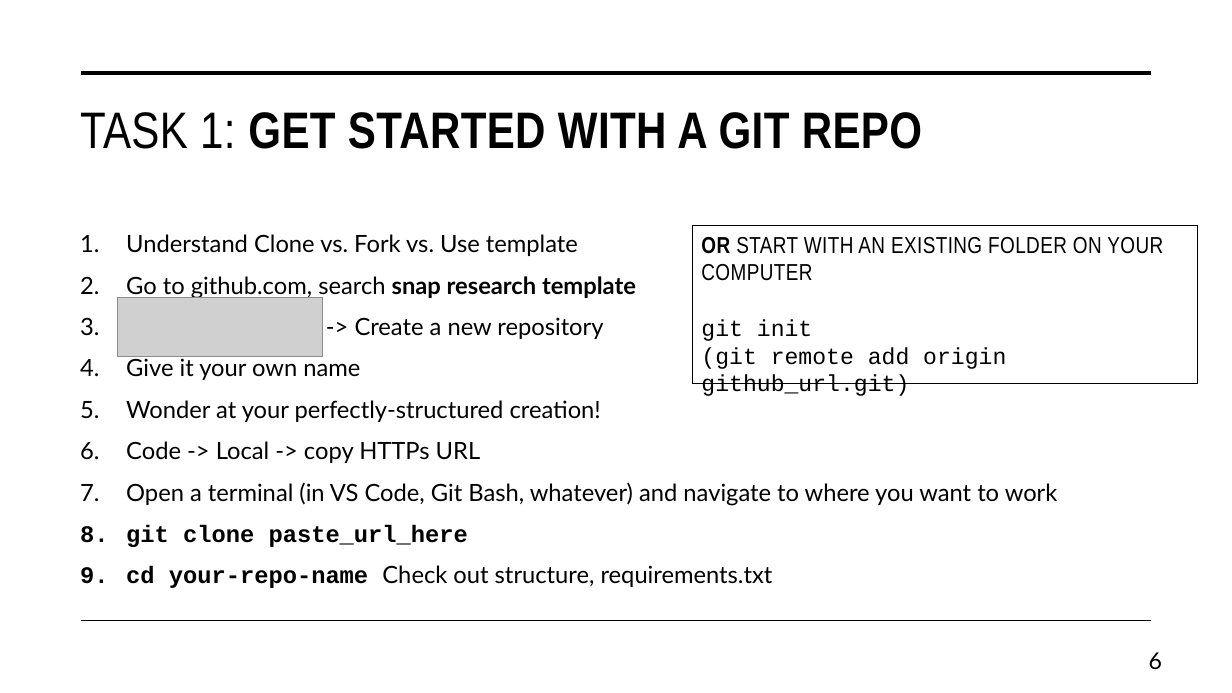
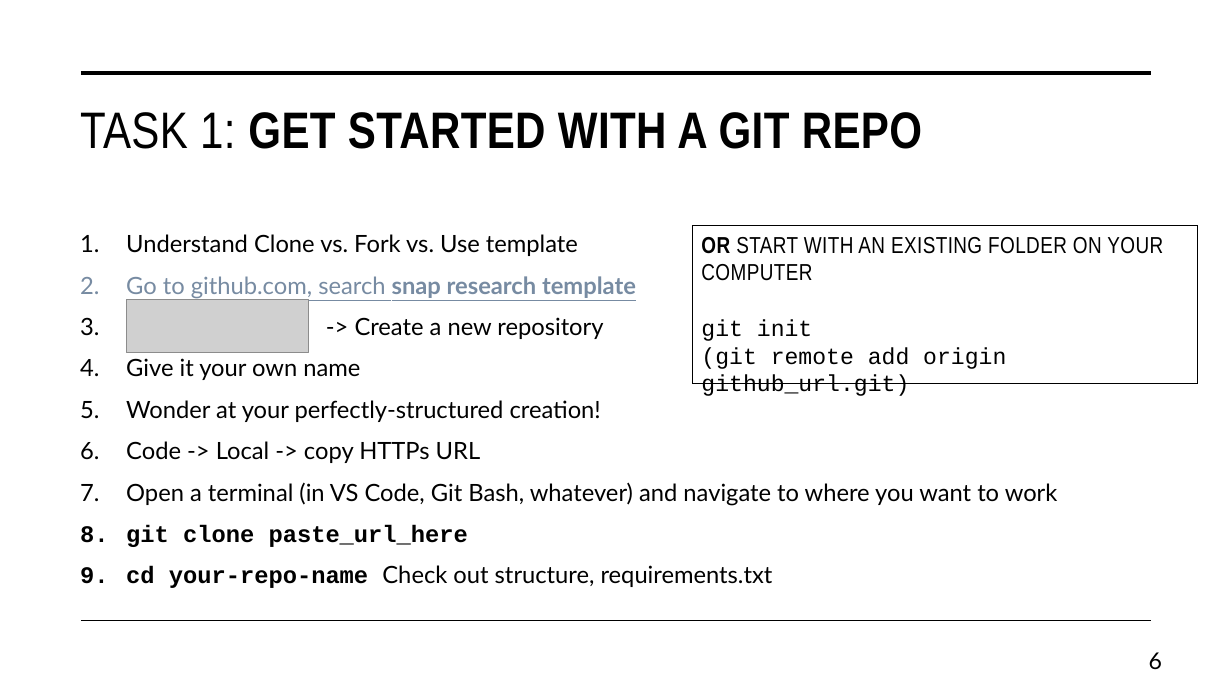
Before and after one commit to daniel-wrench/snap-research-template, a slide deck: slide 6 of doc/workshop_slides.pptx. Drawn at 1232x693 pixels with LibreOffice and Linux fonts; fonts in the diff are those of the drawing; grey boxes stand for pictures. Boxes give left, top, right and bottom in pixels: in the first picture for what was removed or moved away, otherwise in the second. Text is boxed around its words. In the diff, an @@ line names an element or a change of style, - is before the commit and + after.

```diff
--- a/doc/workshop_slides.pptx
+++ b/doc/workshop_slides.pptx
@@ text at <box>126,276,636,300</box>: text colour #000000 to #778BA2, underline on in "Go to github.com, search snap research template" @@
@@ picture: place and size @@
-picture at <box>117,298,323,357</box>
+picture at <box>127,300,310,353</box>
```
Also in this commit, not shown: 7 other slides changed, 1 other file.
